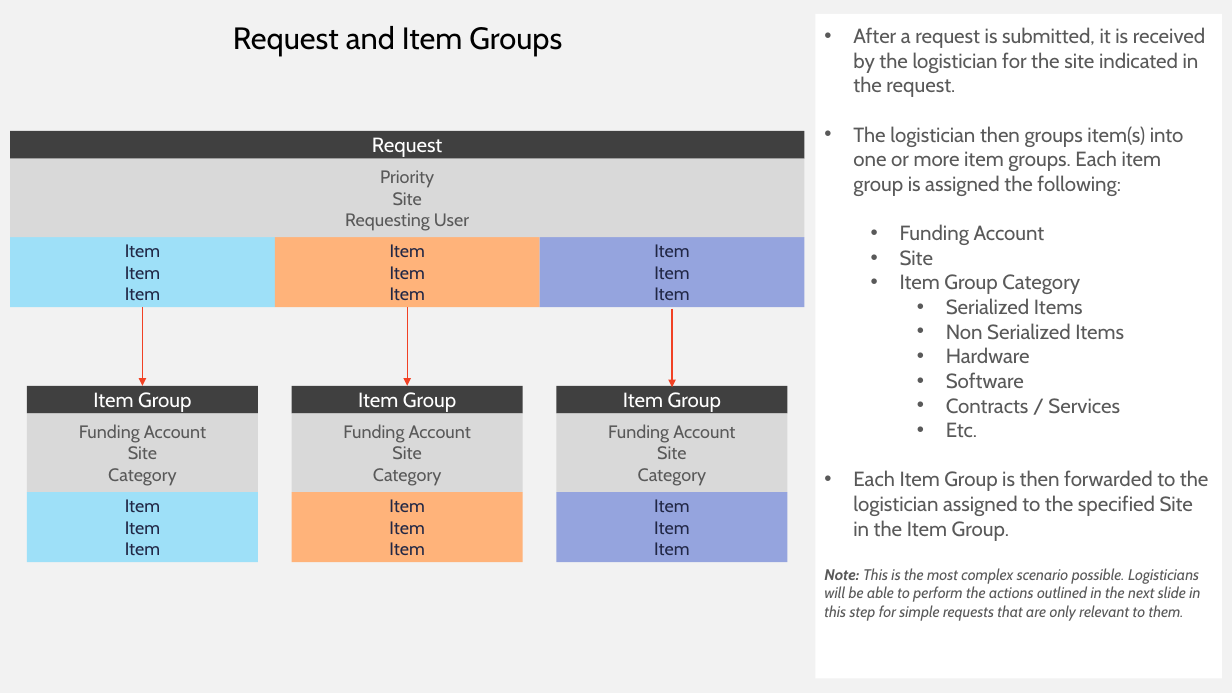
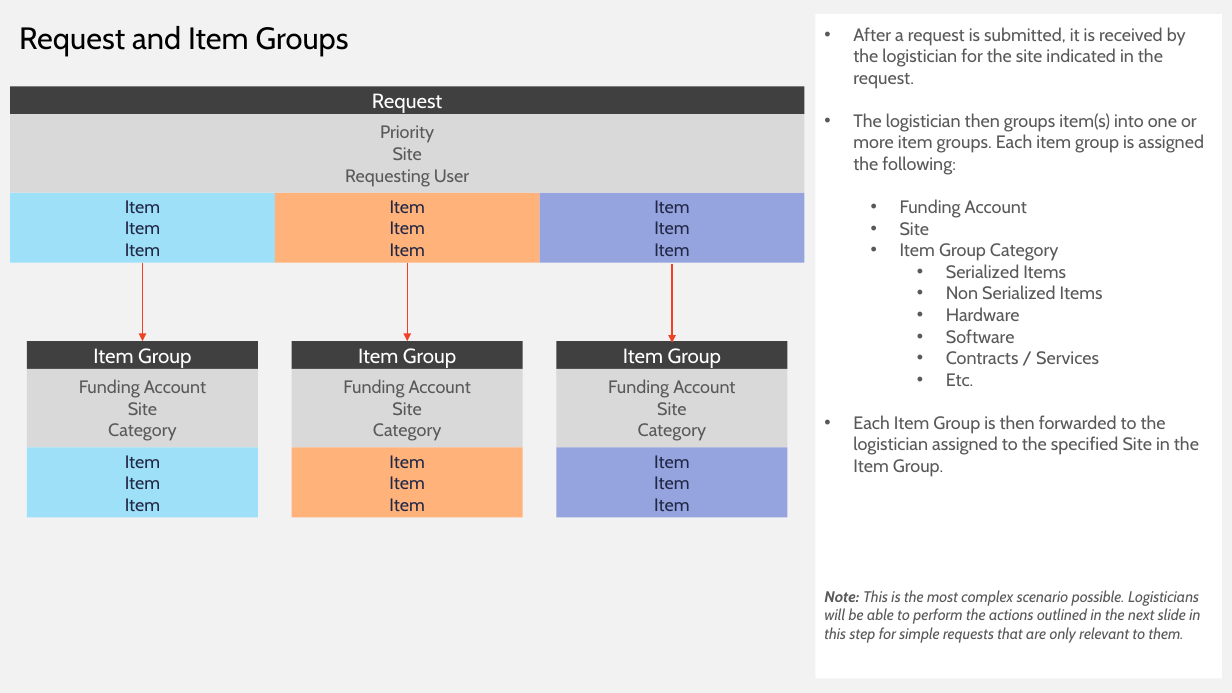
Before and after one commit to ssdooley/logistics-db-planning, a slide deck: slide 1 of documents/logistics-workflow.pptx. Drawn at 1232x693 pixels with LibreOffice and Linux fonts; fonts in the diff are those of the drawing. Boxes give left, top, right and bottom in pixels: in the first picture for what was removed or moved away, otherwise in the second. Text is boxed around its words. In the diff, an @@ line names an element or a change of style, - is before the commit and + after.

```diff
--- a/documents/logistics-workflow.pptx
+++ b/documents/logistics-workflow.pptx
@@ text "Request and Item Groups": place and size @@
-text "Request and Item Groups" at <box>233,26,562,56</box>
+text "Request and Item Groups" at <box>19,26,349,56</box>
@@ text in rectangle at <box>853,27,1204,477</box>: size 16 to 14 pt in "After a request is submitted, it is ...", "The logistician then groups item(s) into one ...", "Funding Account", "Site" and 8 more places @@
@@ 14 rectangles, 3 arrows: place and size @@
-14 rectangles, 3 arrows at <box>10,131,805,563</box>
+14 rectangles, 3 arrows at <box>10,86,805,518</box>
```
Also in this commit, not shown: 4 slides added.
